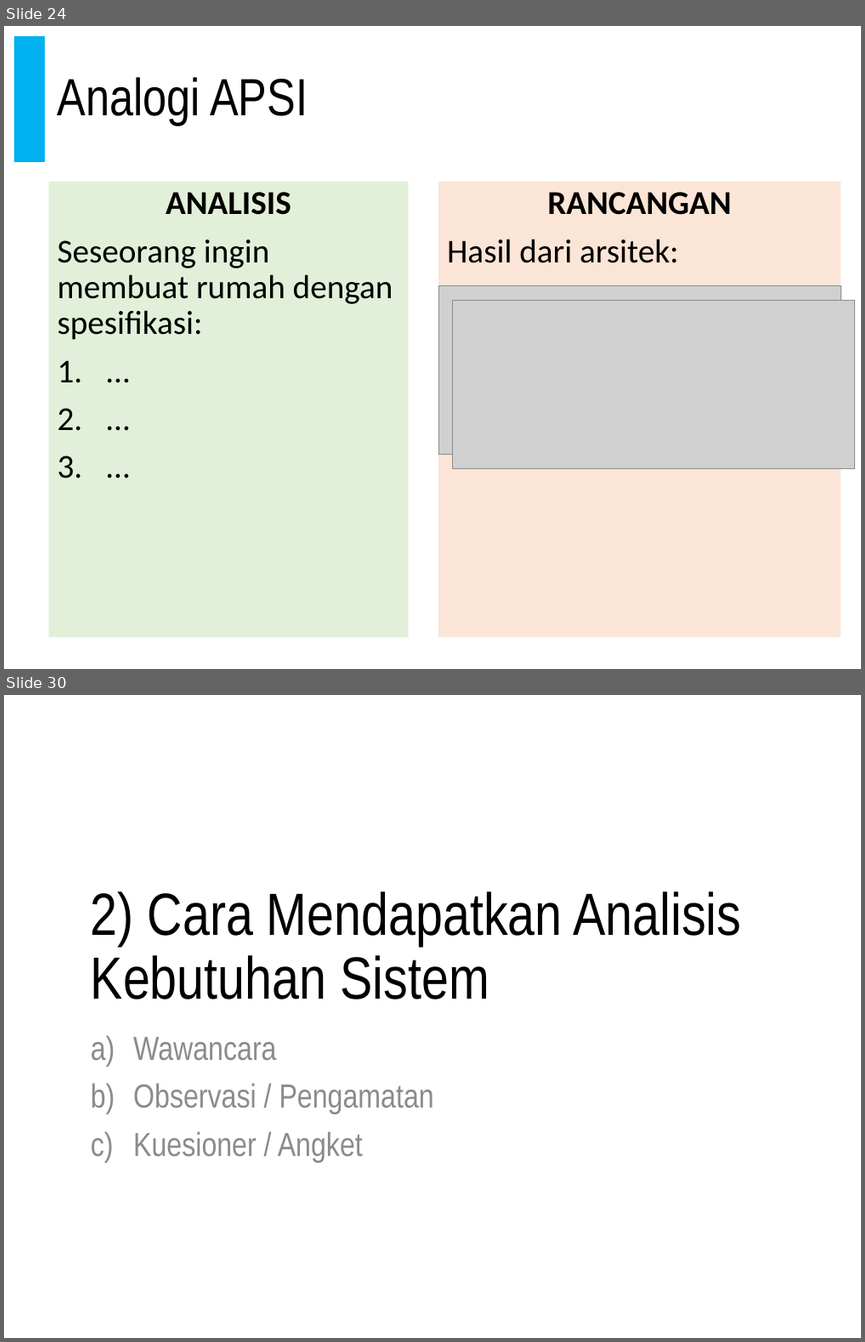
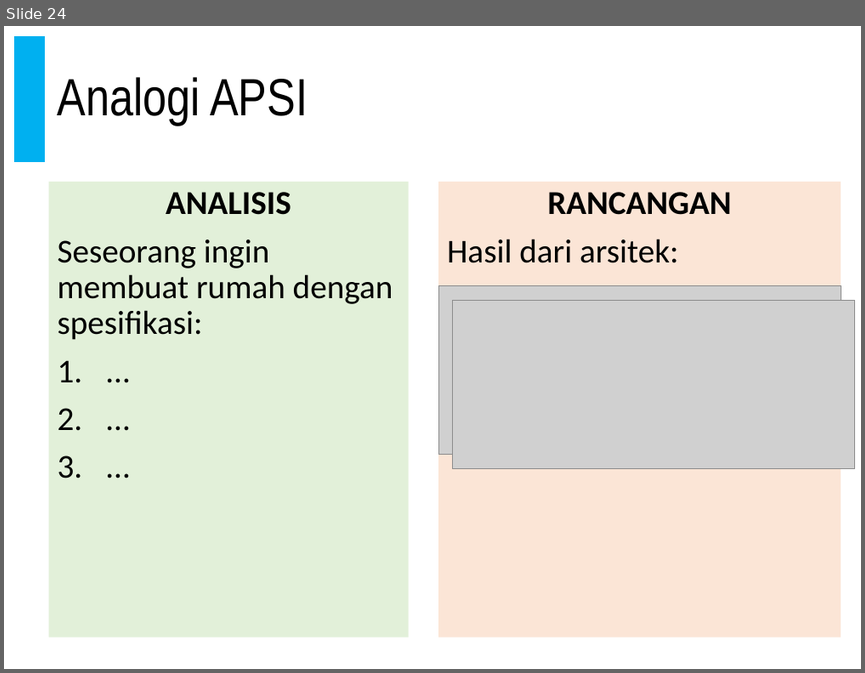
Before and after one commit to doniaft/Analisa-Desain-Sistem-Informasi, a slide deck: 1. Bahan Ajar/01. ADSI - Pendahuluan.pptx. Shown one above the other, each under a label of ours: slides 24 and 30 before the commit, slide 24 after it; the slides between them are not shown. The pictures are 865x1342 and 865x673 pixels, drawn with LibreOffice and Linux fonts; fonts in the diff are those of the drawing; grey boxes stand for pictures. Boxes give left, top, right and bottom in pixels: in the first picture for what was removed or moved away, otherwise in the second. Text is boxed around its words. In the diff, an @@ line names an element or a change of style, - is before the commit and + after.

```diff
--- a/1. Bahan Ajar/01. ADSI - Pendahuluan.pptx
+++ b/1. Bahan Ajar/01. ADSI - Pendahuluan.pptx
@@ slide 30 removed at (x1=4, y1=695, x2=861, y2=1338), background #FFFFFF; not listed: 1 template element that a slide beside it also shows @@
@@ title removed at (x1=91, y1=891, x2=742, y2=999) @@
-2) Cara Mendapatkan Analisis Kebutuhan Sistem
@@ text removed at (x1=133, y1=1037, x2=434, y2=1162) @@
-a) Wawancara
-b) Observasi / Pengamatan
-c) Kuesioner / Angket
```
Also in this commit, not shown: 10 slides changed, 1 slide added, 15 other slides removed, 1 other file.
